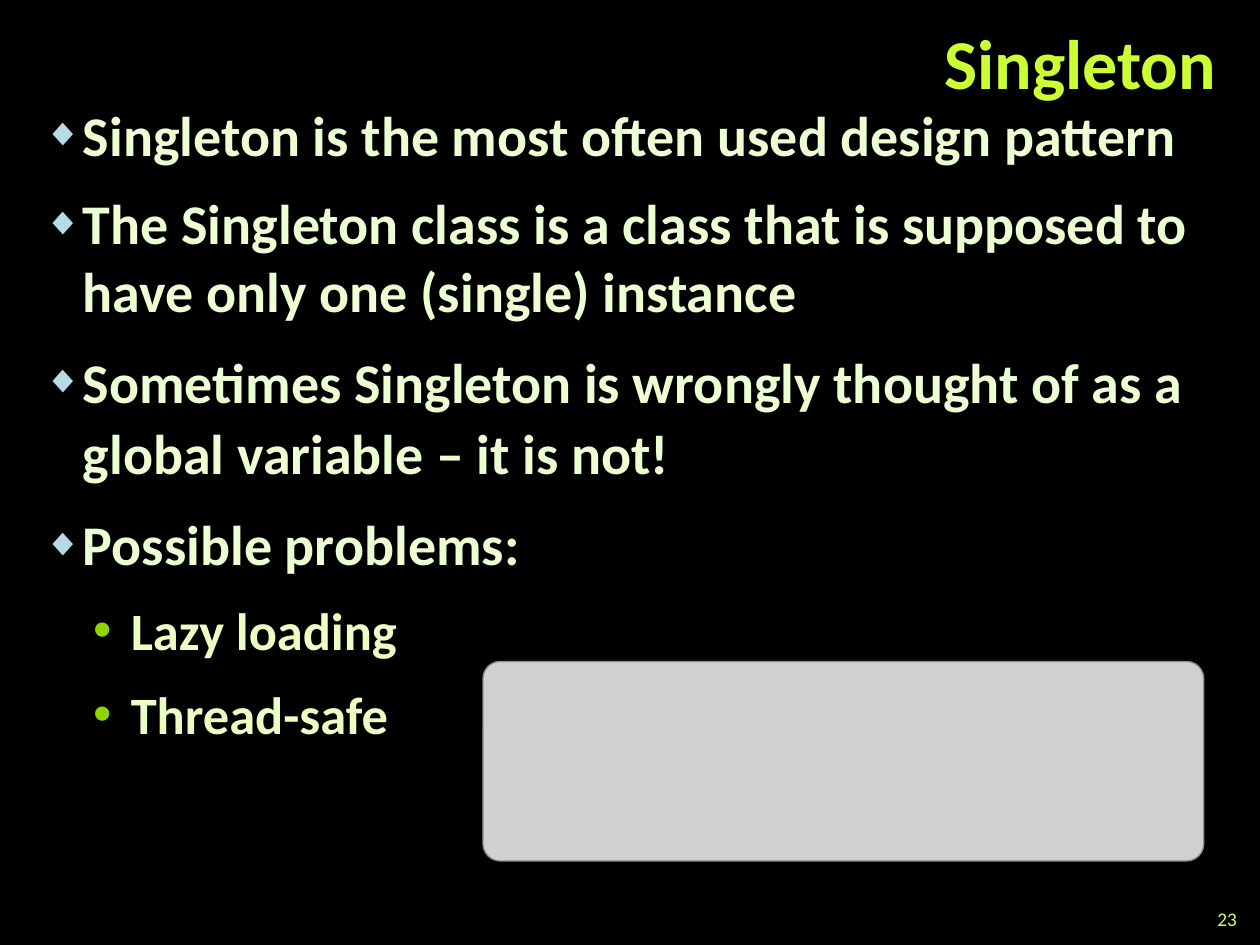
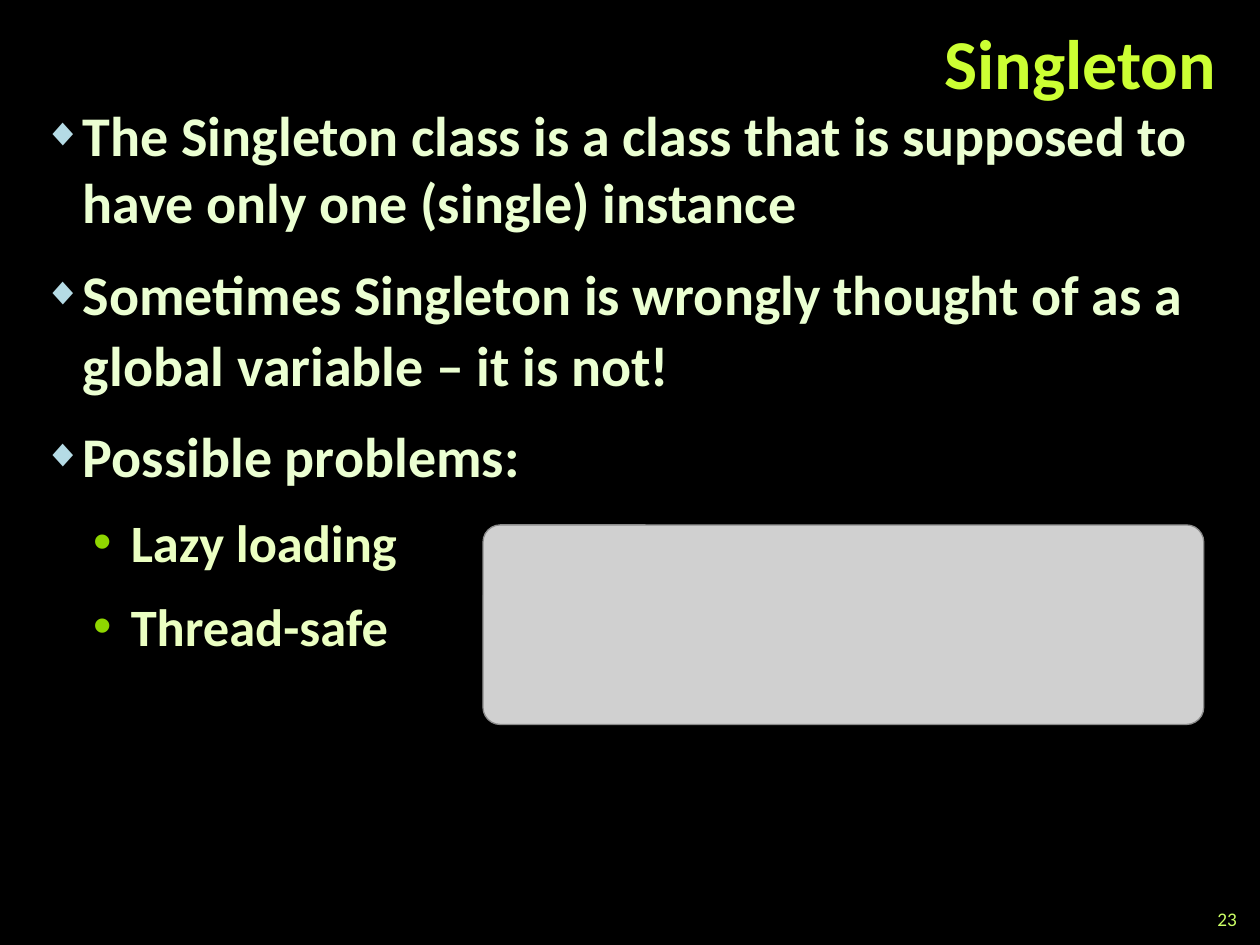
Before and after one commit to martin-nikolov/Telerik-Academy, a slide deck: slide 23 of Programming with C#/3. C# Object-Oriented Programming/07. Design Patterns/Design Patterns.pptx. Drawn at 1260x945 pixels with LibreOffice and Linux fonts; fonts in the diff are those of the drawing; grey boxes stand for pictures; background and template pictures are left out. Boxes give left, top, right and bottom in pixels: in the first picture for what was removed or moved away, otherwise in the second. Text is boxed around its words. In the diff, an @@ line names an element or a change of style, - is before the commit and + after.

Commit message:
C# OOP - Design Patterns Files - Update

```diff
--- a/Programming with C#/3. C# Object-Oriented Programming/07. Design Patterns/Design Patterns.pptx
+++ b/Programming with C#/3. C# Object-Oriented Programming/07. Design Patterns/Design Patterns.pptx
@@ text at <box>83,116,1175,166</box>: paragraph removed @@
-◆ Singleton is the most often used design pattern
@@ picture: place and size @@
-picture at <box>483,662,1203,861</box>
+picture at <box>483,525,1203,724</box>
```
Also in this commit, not shown: 3 other slides changed, 6 slides removed, 2 other files.
